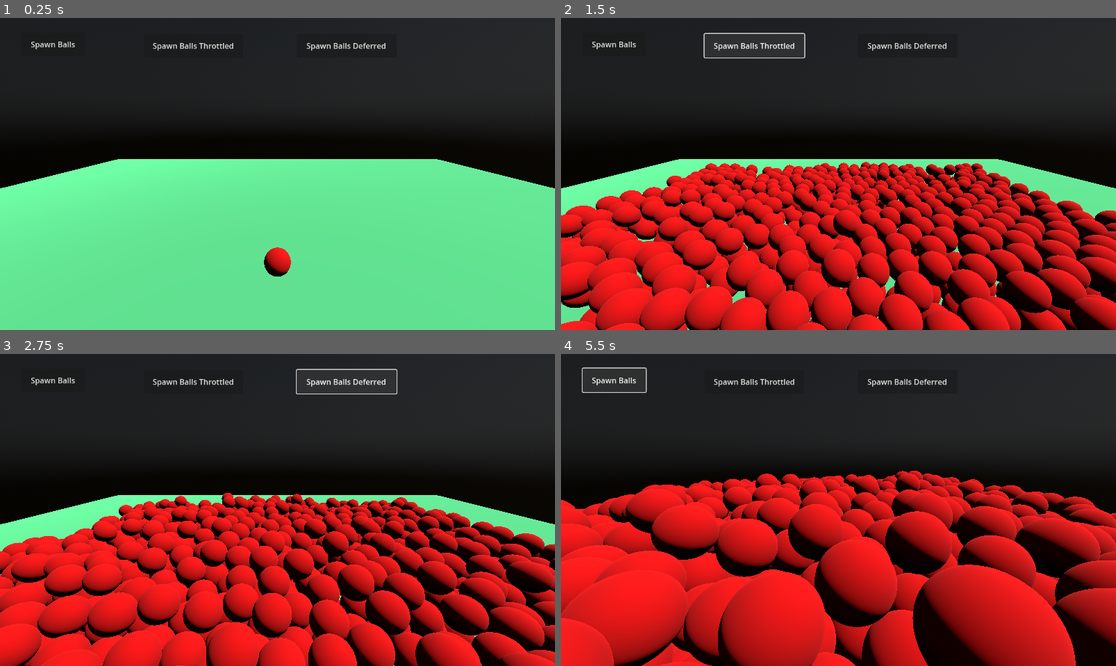
Above: before the commit, frames 1-4 (two rows, left to right).
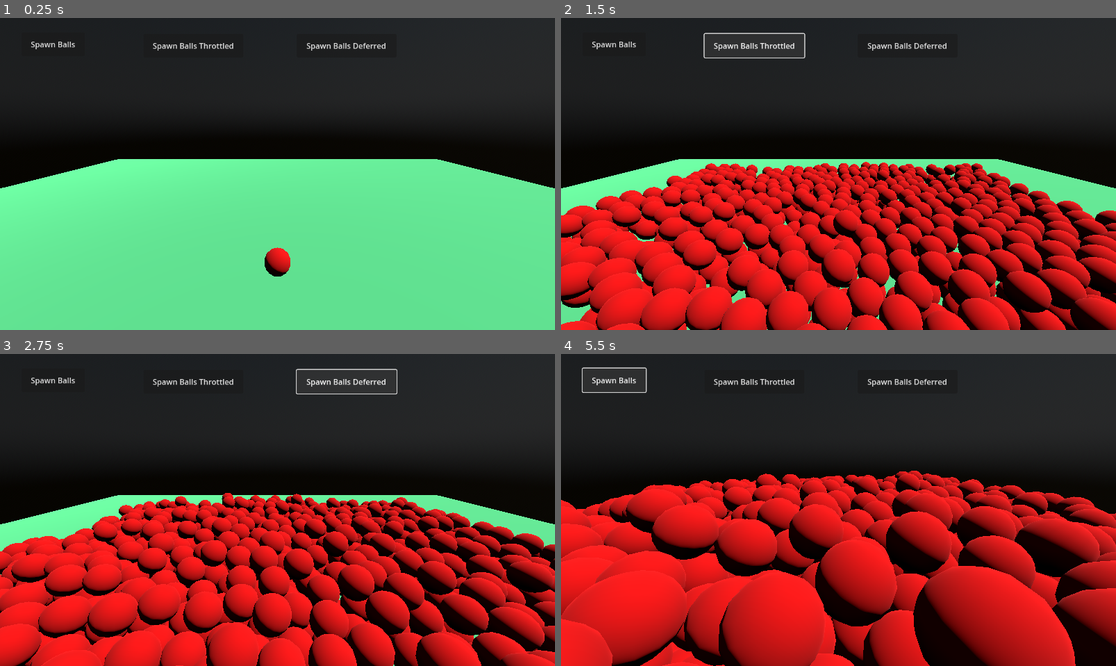
Above: after the commit, the same moments.

Repository: ImmersiveRPG/GodotCallThrottled
Game: Godot game, scene res://src/World/world.tscn
The game is run twice, just before and just after one commit, with the same random seed, the same clock (stepped at 60 frames per second) and the same inputs.
Inputs:
- Up to frame 1 (0.25 s): no input
- Up to frame 2 (1.5 s): click "Spawn Balls" at 0.5 s; click "Spawn Balls Throttled" at 1.25 s
- Up to frame 3 (2.75 s): click "Spawn Balls Deferred" at 2 s
- Up to frame 4 (5.5 s): click "Spawn Balls" at 2.75 s; click "Spawn Balls Throttled" at 3.5 s; click "Spawn Balls Deferred" at 4.25 s; click "Spawn Balls" at 5 s

The runs differ from the first frame. In frame 1, less than 0.1% of the frame differs, in the area x 47-53%, y 73-83%; in frame 2, 1.2%; in frame 3, 1.3%; in frame 4, 1.6%, in the area x 0-100%, y 37-100%.

Commit message:
Reduced ball polygon count

Diff:
--- a/project/src/Ball/ball.tscn
+++ b/project/src/Ball/ball.tscn
@@ -10,6 +10,8 @@
 material = SubResource("StandardMaterial3D_d4ebc")
 radius = 1.0
 height = 2.0
+radial_segments = 16
+rings = 8
 
 [node name="Ball" type="RigidBody3D"]
 
